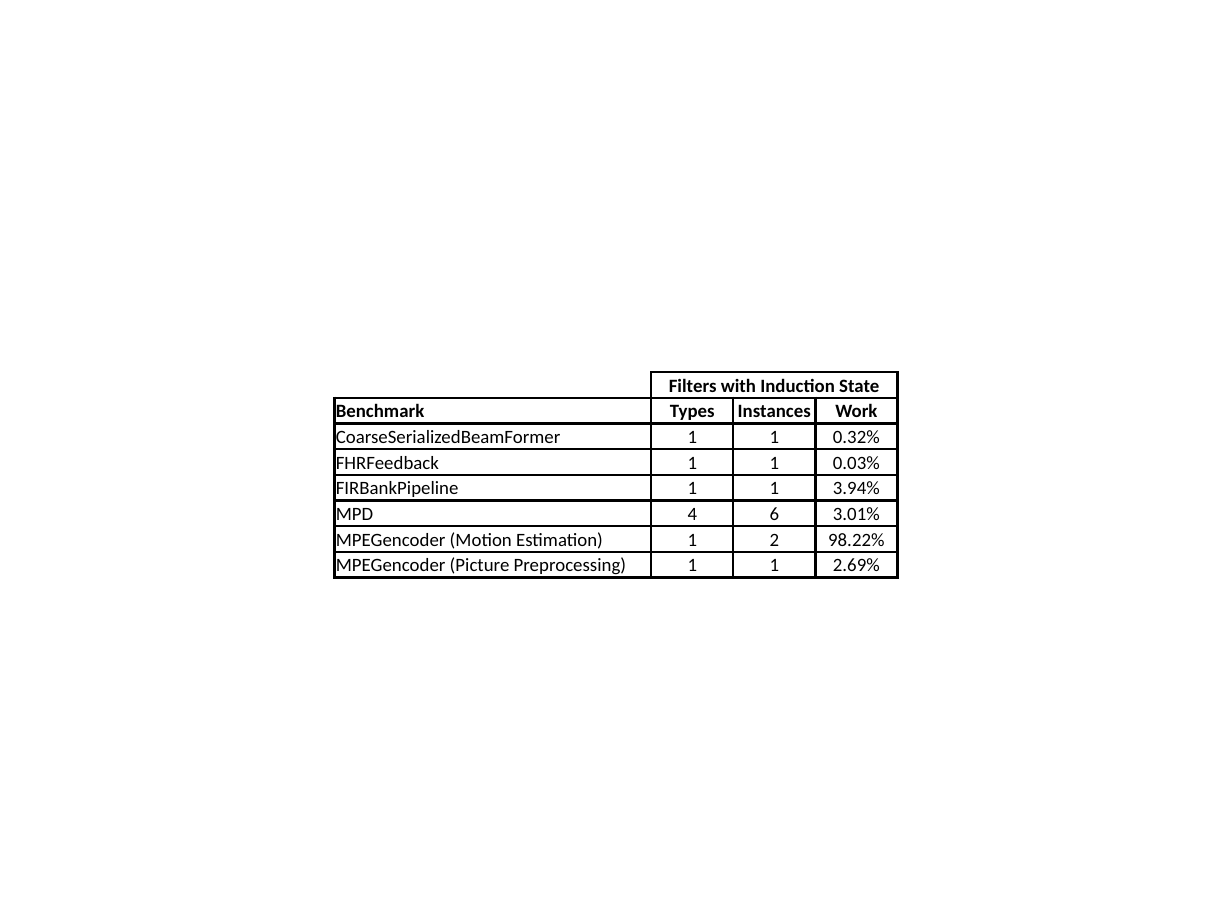
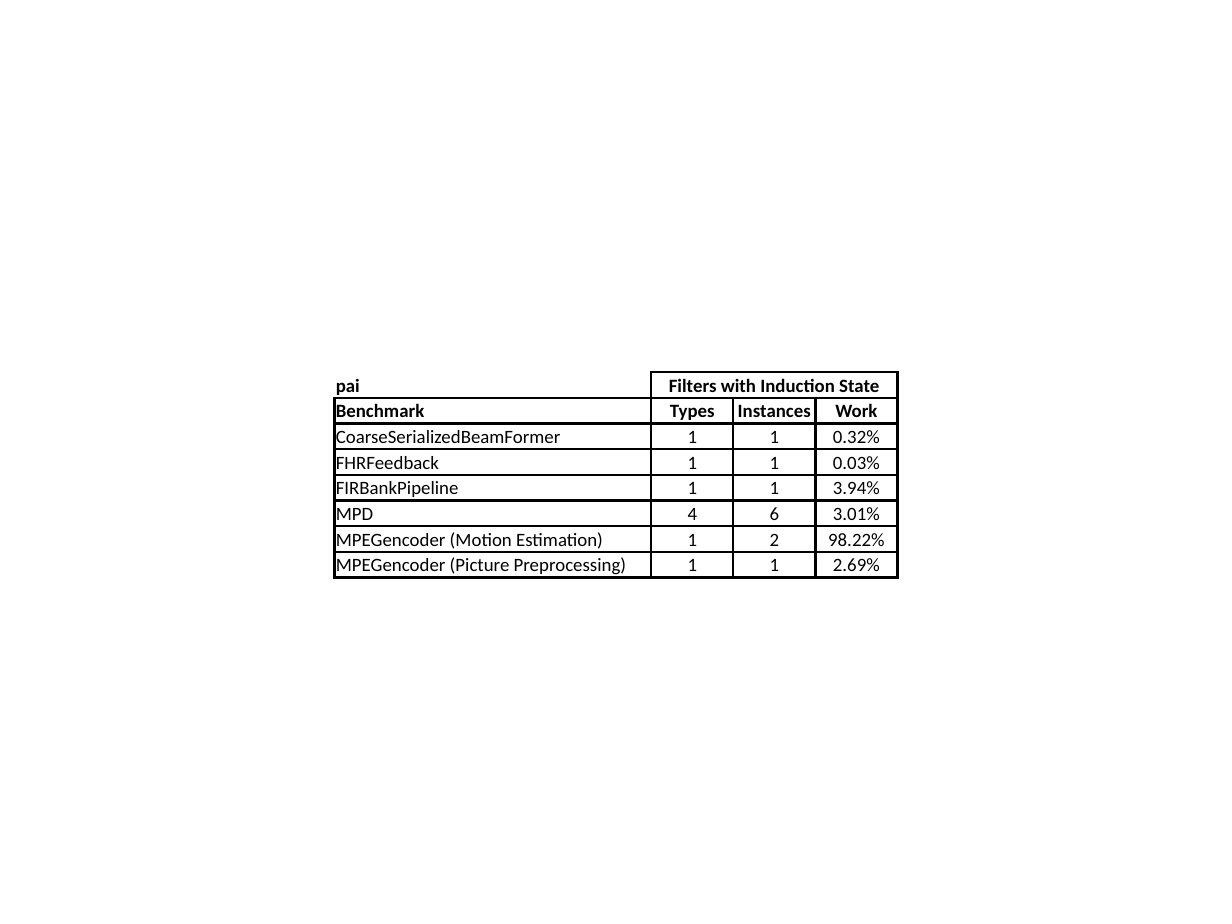
Before and after one commit to rrnewton/StreamIt, a slide deck: slide 9 of streams/docs/induction-state-2012/figures/fission-induction.pptx (slide 8 before the commit). Drawn at 1232x924 pixels with LibreOffice and Linux fonts; fonts in the diff are those of the drawing. Boxes give left, top, right and bottom in pixels: in the first picture for what was removed or moved away, otherwise in the second. Text is boxed around its words. In the diff, an @@ line names an element or a change of style, - is before the commit and + after.

```diff
--- a/streams/docs/induction-state-2012/figures/fission-induction.pptx
+++ b/streams/docs/induction-state-2012/figures/fission-induction.pptx
@@ table at (335,372,899,581) @@
-row 1, column 1: 
+row 1, column 1: pai
```
Also in this commit, not shown: 1 other slide changed, 1 slide added, 12 other files.
